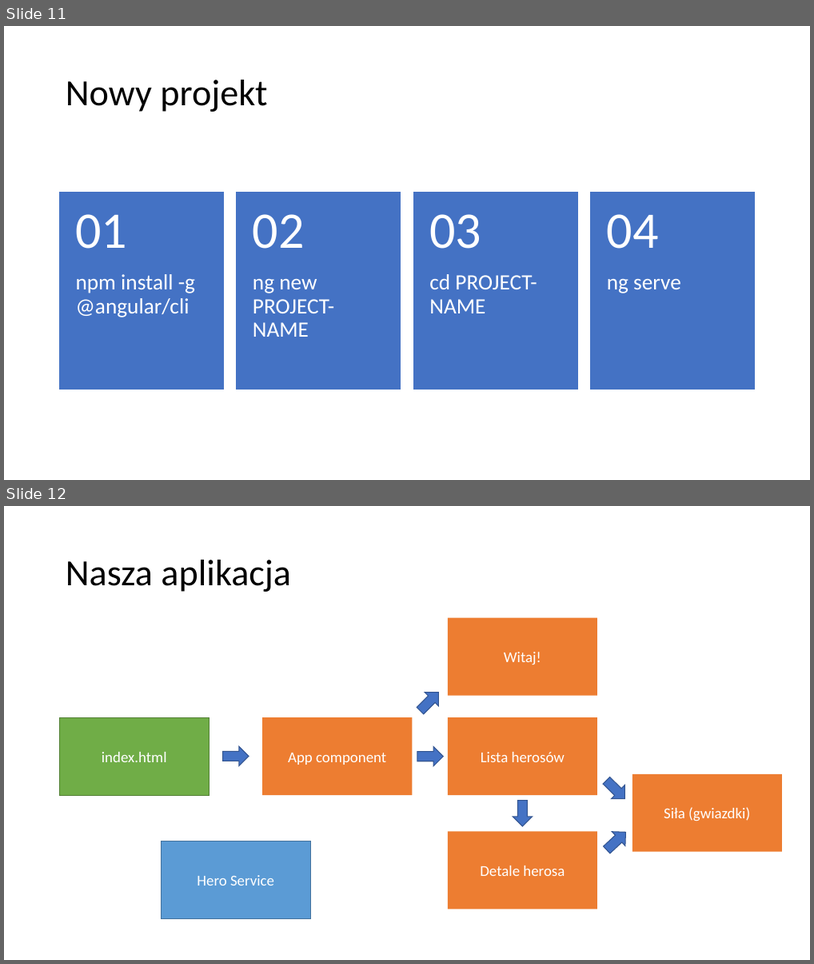
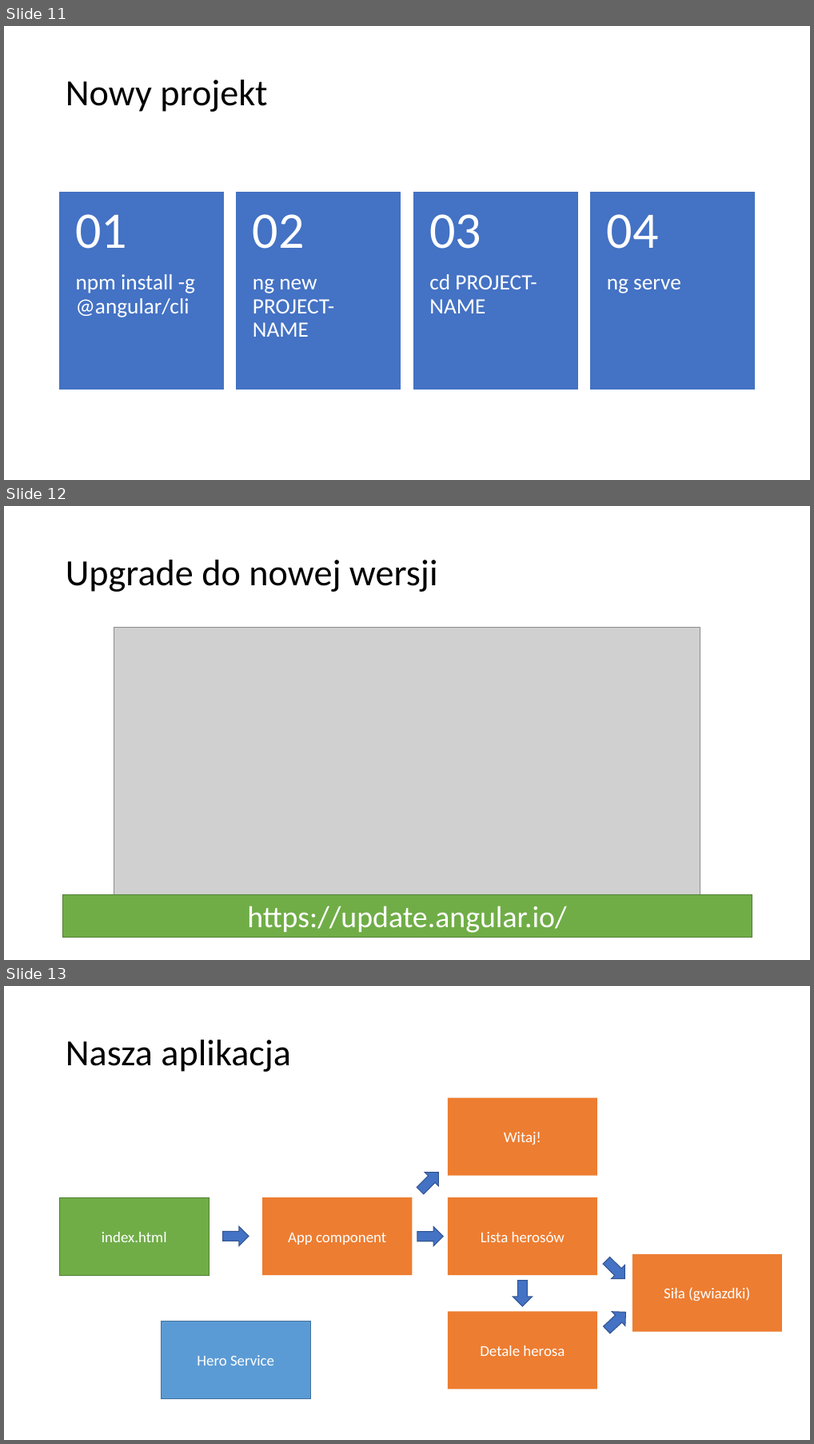
Before and after one commit to VadimPeczynski/Angular-Workshop, a slide deck: 1/presentation/Angular 1.pptx. Shown one above the other, each under a label of ours: slides 11 and 12 before the commit, slides 11, 12 and 13 after it. The pictures are 814x964 and 814x1444 pixels, drawn with LibreOffice and Linux fonts; fonts in the diff are those of the drawing; grey boxes stand for pictures. Boxes give left, top, right and bottom in pixels: in the first picture for what was removed or moved away, otherwise in the second. Text is boxed around its words. In the diff, an @@ line names an element or a change of style, - is before the commit and + after.

Commit message:
Upgrade slide was moved to presentation 1

```diff
--- a/1/presentation/Angular 1.pptx
+++ b/1/presentation/Angular 1.pptx
@@ slide 12 added at (x1=4, y1=506, x2=810, y2=960), background #FFFFFF @@
@@ title added at (x1=66, y1=560, x2=438, y2=592), 44 pt, text #000000 @@
+Upgrade do nowej wersji
@@ picture added at (x1=114, y1=627, x2=700, y2=915) @@
@@ rectangle added at (x1=62, y1=894, x2=752, y2=937), fill #70AD47, outline #538035 1 pt, 36 pt, text #FFFFFF @@
+https://update.angular.io/
@@ what was slide 12 is now slide 13 @@
```
Also in this commit, not shown: 1 other file.
